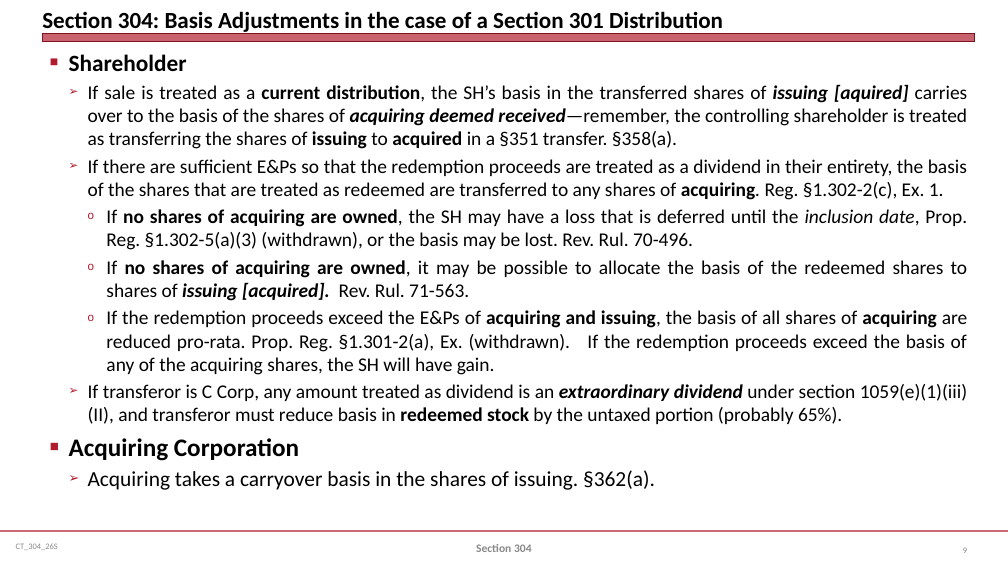
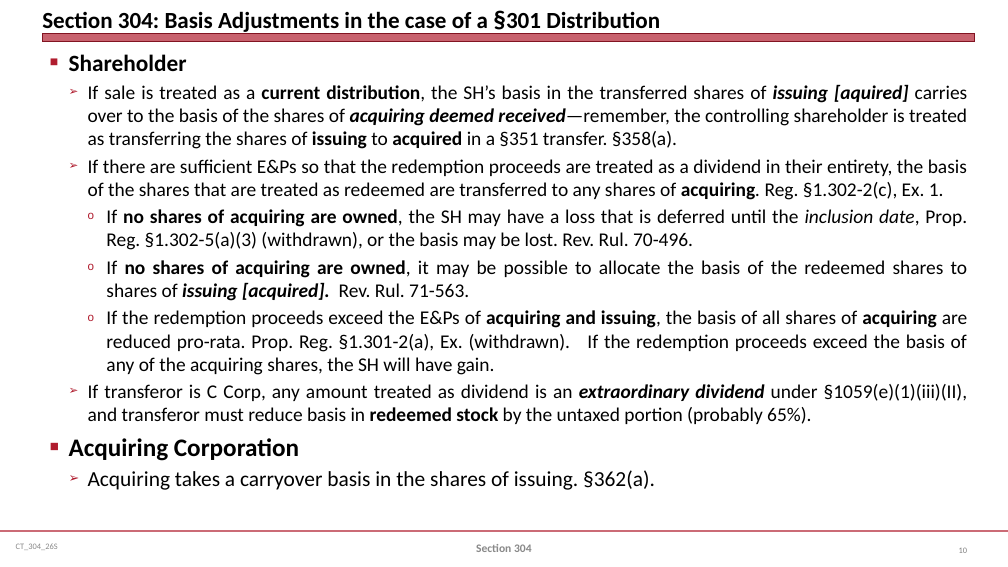
Before and after one commit to jmc877/Corporate-Tax, a slide deck: slide 10 of slides/CT_304_26S.pptx (slide 9 before the commit). Drawn at 1008x567 pixels with LibreOffice and Linux fonts; fonts in the diff are those of the drawing. Boxes give left, top, right and bottom in pixels: in the first picture for what was removed or moved away, otherwise in the second. Text is boxed around its words. In the diff, an @@ line names an element or a change of style, - is before the commit and + after.

```diff
--- a/slides/CT_304_26S.pptx
+++ b/slides/CT_304_26S.pptx
@@ title at (42, 11, 660, 35): text changed @@
-Section 304: Basis Adjustments in the case of a Section 301 Distribution
+Section 304: Basis Adjustments in the case of a §301 Distribution
@@ text at (88, 384, 968, 424): text changed @@
-  ➢ If transferor is C Corp, any amount treated as dividend is an extraordinary dividend under section 1059(e)(1)(iii)(II), and transferor must reduce basis in redeemed stock by the untaxed portion (probably 65%).
+  ➢ If transferor is C Corp, any amount treated as dividend is an extraordinary dividend under §1059(e)(1)(iii)(II), and transferor must reduce basis in redeemed stock by the untaxed portion (probably 65%).
@@ page number at (959, 547, 967, 553): text changed @@
-9
+10
```
Also in this commit, not shown: 7 other slides changed, 1 slide added.
